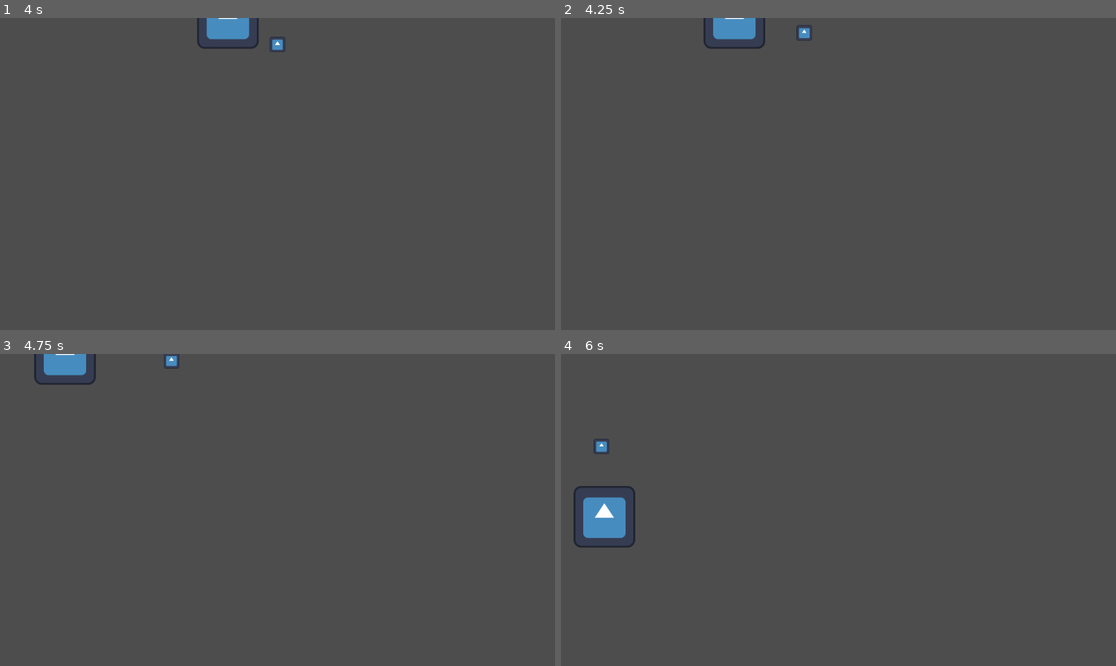
Above: before the commit, frames 1-4 (two rows, left to right).
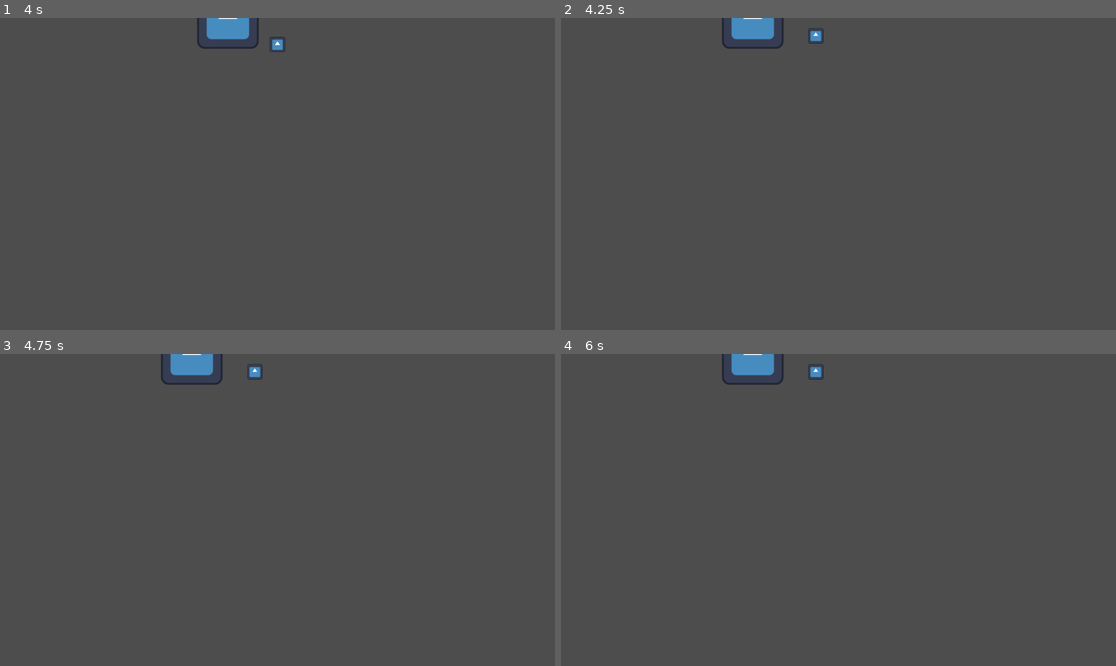
Above: after the commit, the same moments.

Repository: AlexFlasch/survivor-farm
Game: Godot game, scene res://scenes/debug.tscn
Two runs of this game, one before a commit and one after it. Both use one fixed random seed, a clock stepped at 60 frames per second and the inputs below. The engine's default icon, where the game draws it, is replaced by a stand-in: a white triangle on a blue panel in a dark square.
Inputs:
- Up to frame 1 (4 s): hold D (move_right) 0.53-1.28 s; hold S (move_down) 1.28-2.03 s; hold D (move_right) 2.03-2.78 s; hold W (move_up) 2.78-3.53 s; hold A (move_left) from 3.53 s (still down)
- Up to frame 2 (4.25 s): keep holding A (move_left); tap Escape (ui_cancel) at 4.15 s
- Up to frame 3 (4.75 s): keep holding A (move_left)
- Up to frame 4 (6 s): release A (move_left) at 5.03 s; hold S (move_down) 5.03-5.78 s; hold D (move_right) from 5.78 s (still down)

Frame 1 is identical in both runs. In frame 2, 0.8% of the frame differs, in the area x 25-48%, y 0-10%; in frame 3, 1.4%; in frame 4, 2.1%, in the area x 2-48%, y 0-63%.

Commit message:
feat: implement game state management with level tracking and pause functionality

Diff:
--- a/scenes/entities/Enemies/Zombie/zombie.gd
+++ b/scenes/entities/Enemies/Zombie/zombie.gd
@@ -8,6 +8,9 @@
 	player = get_parent().get_node("Player")
 
 func _process(delta: float) -> void:
+	if not get_tree().root.get_node("GameManager").is_game_active():
+		return
+
 	if player:
 		var direction: Vector2 = (player.global_position - global_position).normalized()
 		var distance_to_player: float = global_position.distance_to(player.global_position)
--- a/scenes/entities/Player/player.gd
+++ b/scenes/entities/Player/player.gd
@@ -7,6 +7,9 @@
 
 
 func _physics_process(delta: float) -> void:
+	if not get_tree().root.get_node("GameManager").is_game_active():
+		return
+
 	var current_move_direction: Vector2 = Vector2.ZERO
 	if Input.is_action_pressed("move_left"):
 		current_move_direction += Vector2.LEFT * Input.get_action_strength("move_left")
@@ -24,6 +27,9 @@
 
 
 func _process(delta: float) -> void:
+	if not get_tree().root.get_node("GameManager").is_game_active():
+		return
+
 	move()
 
 
--- a/scripts/GameManager.gd
+++ b/scripts/GameManager.gd
@@ -18,6 +18,7 @@
 var is_game_paused := false
 var last_emitted_progress := -1.0
 var start_timer: Timer
+var current_level: int = 1  # New variable to track the current level
 
 func _set_player_health(new_health: int) -> void:
 	player_health = new_health
@@ -31,6 +32,15 @@
 
 func get_time_passed() -> float:
 	return time_passed
+
+func get_current_level() -> int:
+	return current_level
+
+func set_current_level(level: int) -> void:
+	current_level = level
+
+func is_game_active() -> bool:
+	return game_running and not is_game_paused
 
 func _process(delta) -> void:
 	if not game_running or is_game_paused:
@@ -67,6 +77,7 @@
 func start_game() -> void:
 	if not game_running:
 		game_running = true
+		is_game_paused = false  # Ensure the game starts unpaused
 		emit_signal("game_started")
 		print("Game started")
 
@@ -85,3 +96,16 @@
 	if game_running and is_game_paused:
 		is_game_paused = false
 		emit_signal("game_unpaused")
+
+func _input(event: InputEvent) -> void:
+	if event.is_action_pressed("ui_cancel"):
+		_toggle_pause()
+
+func _toggle_pause() -> void:
+	if is_game_paused:
+		unpause_game()
+	else:
+		pause_game()
+
+func _ready() -> void:
+	start_game()
